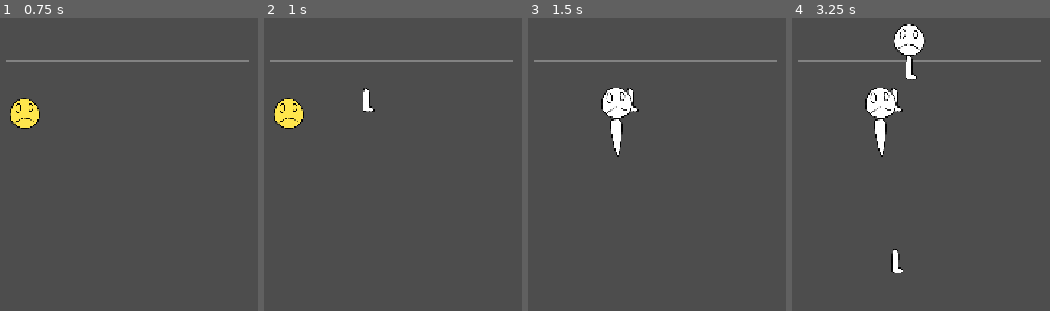
Above: before the commit, frames 1-4 (left to right).
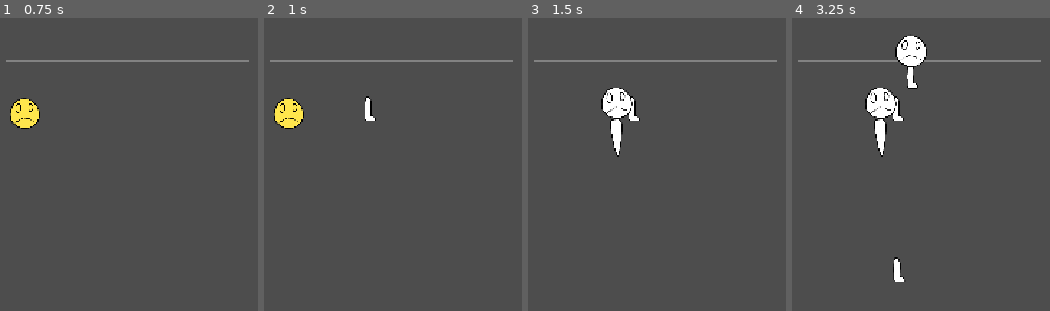
Above: after the commit, the same moments.

Repository: Schlutzkrapfen/Camara-Game
Game: Godot game, scene res://Levels/Creature/creatureTestingScene.tscn
Same seed, same stepped clock (60 frames per second), same inputs: the game is played once before the commit and once after it. This scene is started directly instead of the project's main scene.
Inputs (mouse positions are in pixels of both pictures, inside the frame that each line leads up to):
- Up to frame 1 (0.75 s): tap Enter at 0.5 s; move the mouse to (outside the picture) at 0.52 s; tap 1 (Belt) at 0.6 s; click (outside the picture) at 0.67 s
- Up to frame 2 (1 s): tap Space at 0.77 s
- Up to frame 3 (1.5 s): tap Space at 1.25 s; move the mouse to (564, 243) at 1.27 s; tap ' (Goo_maker) at 1.35 s; click (564, 243) at 1.42 s
- Up to frame 4 (3.25 s): tap Space at 1.52, 2.75, 3.02 s; tap Enter at 2 s; move the mouse to (outside the picture) at 2.02 s; tap 2 (Splitter) at 2.1 s; click (outside the picture) at 2.17 s; move the mouse to (outside the picture) at 2.77 s; tap R (roration) at 2.85 s; click (outside the picture) at 2.92 s

Frame 1 is identical in both runs. In frame 2, 0.3% of the frame differs, in the area x 38-44%, y 23-36%; in frame 3, 0.2%; in frame 4, 1.8%, in the area x 38-53%, y 2-91%.

Commit message:
fix: rotation animation + deprecated creature

Diff:
--- a/Levels/Creature/head.tscn
+++ b/Levels/Creature/head.tscn
@@ -1,37 +1,38 @@
 [gd_scene format=3 uid="uid://h4gm0w78c05t"]
 
-[ext_resource type="PackedScene" uid="uid://c63dumv70rmjb" path="res://Levels/Creature/Creature.tscn" id="1_3vdm1"]
+[ext_resource type="Script" uid="uid://02teojrlf8xw" path="res://script/Creature.gd" id="1_lvnpa"]
 [ext_resource type="Texture2D" uid="uid://bab0wx2ieefdt" path="res://assets/Sprites/ModularCharacter/Head/Head_NaturalRound.png" id="2_5377a"]
 [ext_resource type="Script" uid="uid://o2vmc3hwnjnl" path="res://script/ProceduralAnimation.gd" id="3_lvnpa"]
 [ext_resource type="Texture2D" uid="uid://2230ftck7foe" path="res://assets/Sprites/ModularCharacter/Eyes/Eyes_LargeOpen.png" id="3_xq6yg"]
 [ext_resource type="Texture2D" uid="uid://ym1142h52ph7" path="res://assets/Sprites/ModularCharacter/Mouth/Mouth_Worried.png" id="4_lvnpa"]
 [ext_resource type="Script" uid="uid://dq1c3eqgdtbie" path="res://script/ConnectionPoint.gd" id="5_xq6yg"]
 
-[node name="Head" unique_id=351333405 instance=ExtResource("1_3vdm1")]
+[node name="Head" type="Node2D" unique_id=351333405]
+script = ExtResource("1_lvnpa")
 
-[node name="BodyPart" parent="." index="0" unique_id=685628172]
+[node name="BodyPart" type="Sprite2D" parent="." unique_id=685628172]
 texture = ExtResource("2_5377a")
 script = ExtResource("3_lvnpa")
 isBobbing = true
 
-[node name="Face" type="Node2D" parent="BodyPart" index="0" unique_id=1691534360]
+[node name="Face" type="Node2D" parent="BodyPart" unique_id=1691534360]
 
-[node name="Eyes" type="Sprite2D" parent="BodyPart/Face" index="0" unique_id=1295316946]
+[node name="Eyes" type="Sprite2D" parent="BodyPart/Face" unique_id=1295316946]
 texture = ExtResource("3_xq6yg")
 
-[node name="Nose" type="Sprite2D" parent="BodyPart/Face" index="1" unique_id=1923180672]
+[node name="Nose" type="Sprite2D" parent="BodyPart/Face" unique_id=1923180672]
 
-[node name="Mouth" type="Sprite2D" parent="BodyPart/Face" index="2" unique_id=70172397]
+[node name="Mouth" type="Sprite2D" parent="BodyPart/Face" unique_id=70172397]
 texture = ExtResource("4_lvnpa")
 
-[node name="ConnectionPoint_1" type="Marker2D" parent="." index="1" unique_id=1485094818]
+[node name="ConnectionPoint_1" type="Marker2D" parent="." unique_id=1485094818]
 position = Vector2(-1, -122)
 script = ExtResource("5_xq6yg")
 id = 1
 allowedBodyTypes = Array[int]([0])
 attachmentScale = 0.7
 
-[node name="ConnectionPoint_2" type="Marker2D" parent="." index="2" unique_id=2131286686]
+[node name="ConnectionPoint_2" type="Marker2D" parent="." unique_id=2131286686]
 position = Vector2(68, -98)
 script = ExtResource("5_xq6yg")
 id = 2
@@ -39,7 +40,7 @@
 attachmentScale = 0.5
 attachmentRotation = 23.625
 
-[node name="ConnectionPoint_3" type="Marker2D" parent="." index="3" unique_id=969426924]
+[node name="ConnectionPoint_3" type="Marker2D" parent="." unique_id=969426924]
 position = Vector2(-83, -88)
 script = ExtResource("5_xq6yg")
 id = 3
@@ -47,14 +48,14 @@
 attachmentScale = 0.5
 attachmentRotation = -25.875
 
-[node name="ConnectionPoint_4" type="Marker2D" parent="." index="4" unique_id=1515140862]
+[node name="ConnectionPoint_4" type="Marker2D" parent="." unique_id=1515140862]
 position = Vector2(0, 127)
 script = ExtResource("5_xq6yg")
 id = 4
 allowedBodyTypes = Array[int]([1, 2])
 direction = 1
 
-[node name="ConnectionPoint_5" type="Marker2D" parent="." index="5" unique_id=751374416]
+[node name="ConnectionPoint_5" type="Marker2D" parent="." unique_id=751374416]
 position = Vector2(22, 122)
 script = ExtResource("5_xq6yg")
 id = 5
@@ -62,7 +63,7 @@
 direction = 1
 attachmentRotation = -28.985
 
-[node name="ConnectionPoint_6" type="Marker2D" parent="." index="6" unique_id=1848258738]
+[node name="ConnectionPoint_6" type="Marker2D" parent="." unique_id=1848258738]
 position = Vector2(-21, 123)
 script = ExtResource("5_xq6yg")
 id = 6
@@ -70,13 +71,13 @@
 direction = 1
 attachmentRotation = 26.695
 
-[node name="ConnectionPoint_7" type="Marker2D" parent="." index="7" unique_id=1367141123]
+[node name="ConnectionPoint_7" type="Marker2D" parent="." unique_id=1367141123]
 position = Vector2(125, 1)
 script = ExtResource("5_xq6yg")
 id = 7
 direction = 3
 
-[node name="ConnectionPoint_8" type="Marker2D" parent="." index="8" unique_id=1794841693]
+[node name="ConnectionPoint_8" type="Marker2D" parent="." unique_id=1794841693]
 position = Vector2(-119, 1)
 script = ExtResource("5_xq6yg")
 id = 8
--- a/Levels/Creature/leg.tscn
+++ b/Levels/Creature/leg.tscn
@@ -1,20 +1,24 @@
 [gd_scene format=3 uid="uid://br6rp8mmcsbyd"]
 
-[ext_resource type="PackedScene" uid="uid://c63dumv70rmjb" path="res://Levels/Creature/Creature.tscn" id="1_umqyt"]
+[ext_resource type="Script" uid="uid://02teojrlf8xw" path="res://script/Creature.gd" id="1_7a4f0"]
 [ext_resource type="Texture2D" uid="uid://bam5vawnuy1fj" path="res://assets/Sprites/ModularCharacter/Legs/Leg_Simple.png" id="2_8jlq2"]
 [ext_resource type="Script" uid="uid://o2vmc3hwnjnl" path="res://script/ProceduralAnimation.gd" id="3_7a4f0"]
 [ext_resource type="Script" uid="uid://dq1c3eqgdtbie" path="res://script/ConnectionPoint.gd" id="3_8jlq2"]
 
-[node name="Leg" unique_id=351333405 instance=ExtResource("1_umqyt")]
+[node name="Leg" type="Node2D" unique_id=351333405]
+script = ExtResource("1_7a4f0")
 type = 2
 
-[node name="BodyPart" parent="." index="0" unique_id=685628172]
-texture = ExtResource("2_8jlq2")
+[node name="Pivot" type="Marker2D" parent="." unique_id=325312056]
 script = ExtResource("3_7a4f0")
 isRotating = true
 
-[node name="ConnectionPoint_1" type="Marker2D" parent="." index="1" unique_id=1485094818]
-position = Vector2(-15, -91)
+[node name="BodyPart" type="Sprite2D" parent="Pivot" unique_id=685628172]
+position = Vector2(12.805, 73.335)
+texture = ExtResource("2_8jlq2")
+
+[node name="ConnectionPoint_1" type="Marker2D" parent="." unique_id=1485094818]
+position = Vector2(1, 1)
 script = ExtResource("3_8jlq2")
 id = 1
 allowedBodyTypes = Array[int]([0, 1, 2])
--- a/Levels/Creature/torso.tscn
+++ b/Levels/Creature/torso.tscn
@@ -1,26 +1,27 @@
 [gd_scene format=3 uid="uid://te3wdjrwjvf3"]
 
-[ext_resource type="PackedScene" uid="uid://c63dumv70rmjb" path="res://Levels/Creature/Creature.tscn" id="1_365tt"]
+[ext_resource type="Script" uid="uid://02teojrlf8xw" path="res://script/Creature.gd" id="1_6f1hg"]
 [ext_resource type="Texture2D" uid="uid://c6vpl32cv0pnr" path="res://assets/Sprites/ModularCharacter/Torso/Torso_ThinTriangular.png" id="2_m63rl"]
 [ext_resource type="Script" uid="uid://dq1c3eqgdtbie" path="res://script/ConnectionPoint.gd" id="3_6f1hg"]
 [ext_resource type="Script" uid="uid://o2vmc3hwnjnl" path="res://script/ProceduralAnimation.gd" id="3_pg0v5"]
 
-[node name="Torso" unique_id=351333405 instance=ExtResource("1_365tt")]
+[node name="Torso" type="Node2D" unique_id=351333405]
+script = ExtResource("1_6f1hg")
 type = 1
 stitch_priority = 100
 
-[node name="BodyPart" parent="." index="0" unique_id=685628172]
+[node name="BodyPart" type="Sprite2D" parent="." unique_id=685628172]
 texture = ExtResource("2_m63rl")
 script = ExtResource("3_pg0v5")
 isBreathing = true
 
-[node name="ConnectionPoint_1" type="Marker2D" parent="." index="1" unique_id=565967205]
+[node name="ConnectionPoint_1" type="Marker2D" parent="." unique_id=565967205]
 position = Vector2(15, -155)
 script = ExtResource("3_6f1hg")
 id = 1
 allowedBodyTypes = Array[int]([0])
 
-[node name="ConnectionPoint_2" type="Marker2D" parent="." index="2" unique_id=465290583]
+[node name="ConnectionPoint_2" type="Marker2D" parent="." unique_id=465290583]
 position = Vector2(-37, -147)
 script = ExtResource("3_6f1hg")
 id = 2
@@ -28,20 +29,20 @@
 attachmentScale = 0.6
 attachmentRotation = -35.48
 
-[node name="ConnectionPoint_3" type="Marker2D" parent="." index="3" unique_id=690560708]
+[node name="ConnectionPoint_3" type="Marker2D" parent="." unique_id=690560708]
 position = Vector2(12, 149)
 script = ExtResource("3_6f1hg")
 id = 3
 allowedBodyTypes = Array[int]([2])
 direction = 1
 
-[node name="ConnectionPoint_6" type="Marker2D" parent="." index="4" unique_id=1096095616]
+[node name="ConnectionPoint_6" type="Marker2D" parent="." unique_id=1096095616]
 position = Vector2(54, -84)
 script = ExtResource("3_6f1hg")
 id = 6
 direction = 3
 
-[node name="ConnectionPoint_5" type="Marker2D" parent="." index="5" unique_id=931488153]
+[node name="ConnectionPoint_5" type="Marker2D" parent="." unique_id=931488153]
 position = Vector2(5, 146)
 script = ExtResource("3_6f1hg")
 id = 5
@@ -49,7 +50,7 @@
 direction = 1
 attachmentRotation = 17.64
 
-[node name="ConnectionPoint_4" type="Marker2D" parent="." index="6" unique_id=691805819]
+[node name="ConnectionPoint_4" type="Marker2D" parent="." unique_id=691805819]
 position = Vector2(18, 144)
 script = ExtResource("3_6f1hg")
 id = 4
@@ -57,31 +58,31 @@
 direction = 1
 attachmentRotation = -17.55
 
-[node name="ConnectionPoint_7" type="Marker2D" parent="." index="7" unique_id=1522758959]
+[node name="ConnectionPoint_7" type="Marker2D" parent="." unique_id=1522758959]
 position = Vector2(48, -10)
 script = ExtResource("3_6f1hg")
 id = 7
 direction = 3
 
-[node name="ConnectionPoint_8" type="Marker2D" parent="." index="8" unique_id=1650167569]
+[node name="ConnectionPoint_8" type="Marker2D" parent="." unique_id=1650167569]
 position = Vector2(38, 57)
 script = ExtResource("3_6f1hg")
 id = 8
 direction = 3
 
-[node name="ConnectionPoint_9" type="Marker2D" parent="." index="9" unique_id=2037888554]
+[node name="ConnectionPoint_9" type="Marker2D" parent="." unique_id=2037888554]
 position = Vector2(-46, -79)
 script = ExtResource("3_6f1hg")
 id = 9
 direction = 2
 
-[node name="ConnectionPoint_10" type="Marker2D" parent="." index="10" unique_id=72995844]
+[node name="ConnectionPoint_10" type="Marker2D" parent="." unique_id=72995844]
 position = Vector2(-35, -5)
 script = ExtResource("3_6f1hg")
 id = 10
 direction = 2
 
-[node name="ConnectionPoint_11" type="Marker2D" parent="." index="11" unique_id=344551721]
+[node name="ConnectionPoint_11" type="Marker2D" parent="." unique_id=344551721]
 position = Vector2(-23, 62)
 script = ExtResource("3_6f1hg")
 id = 11
--- a/script/ProceduralAnimation.gd
+++ b/script/ProceduralAnimation.gd
@@ -1,4 +1,4 @@
-extends Sprite2D
+extends Node2D
 
 @export_group("Breathing")
 @export var isBreathing: bool = false
Not shown: 1 places in Levels/Creature/Depricated_Creature.tscn that only renumber resources
